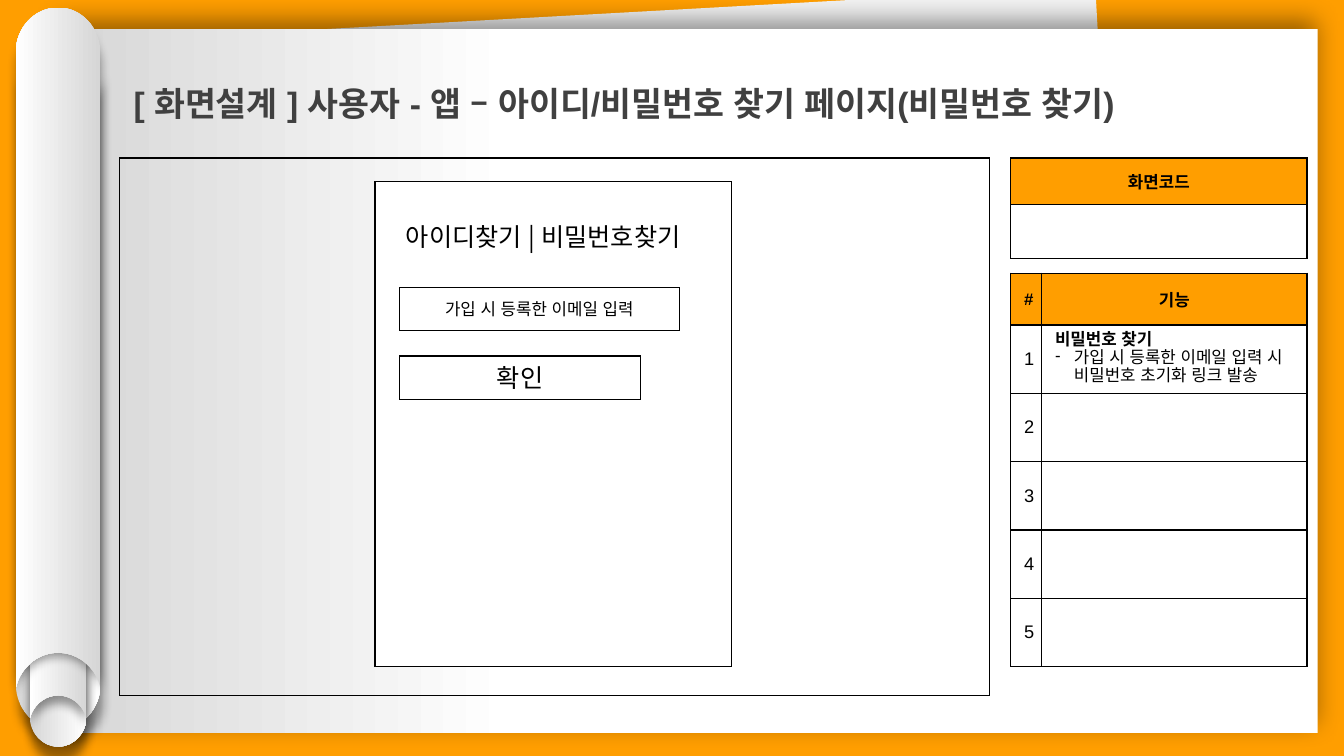
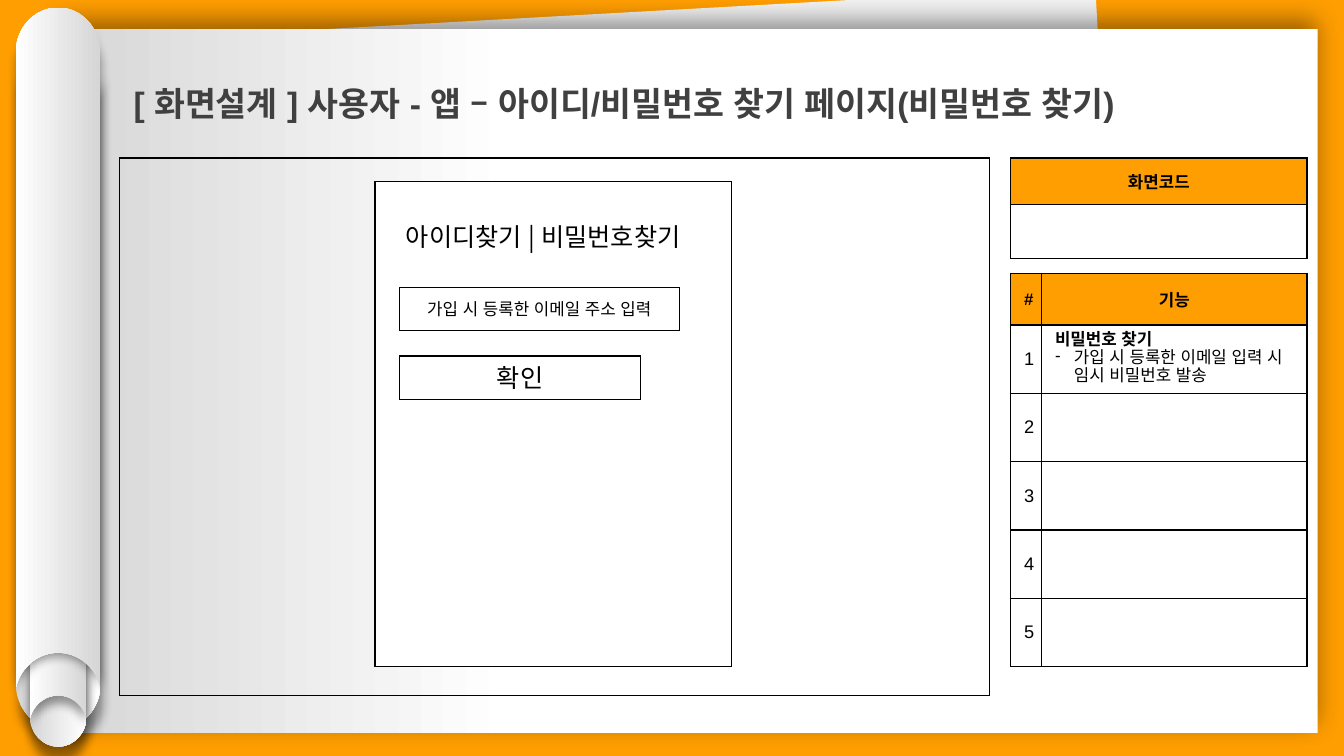
Before and after one commit to hhsw07/ezen-academy-projects, a slide deck: slide 26 of 0 발표용 파워포인트/project06 - 파워포인트 종합 - 형준.pptx (slide 25 before the commit). Drawn at 1344x756 pixels with LibreOffice and Linux fonts; fonts in the diff are those of the drawing. Boxes give left, top, right and bottom in pixels: in the first picture for what was removed or moved away, otherwise in the second. Text is boxed around its words. In the diff, an @@ line names an element or a change of style, - is before the commit and + after.

```diff
--- a/0 발표용 파워포인트/project06 - 파워포인트 종합 - 형준.pptx
+++ b/0 발표용 파워포인트/project06 - 파워포인트 종합 - 형준.pptx
@@ table at [1011,273,1308,666] @@
-row 2, column 2: 비밀번호 찾기 / 가입 시 등록한 이메일 입력 시 비밀번호 초기화 링크 발송
+row 2, column 2: 비밀번호 찾기 / 가입 시 등록한 이메일 입력 시 임시 비밀번호 발송
@@ text in rectangle at [427,301,651,317]: text changed @@
-가입 시 등록한 이메일 입력
+가입 시 등록한 이메일 주소 입력
```
Also in this commit, not shown: 16 other slides changed, 5 slides added, 4 slides removed.
